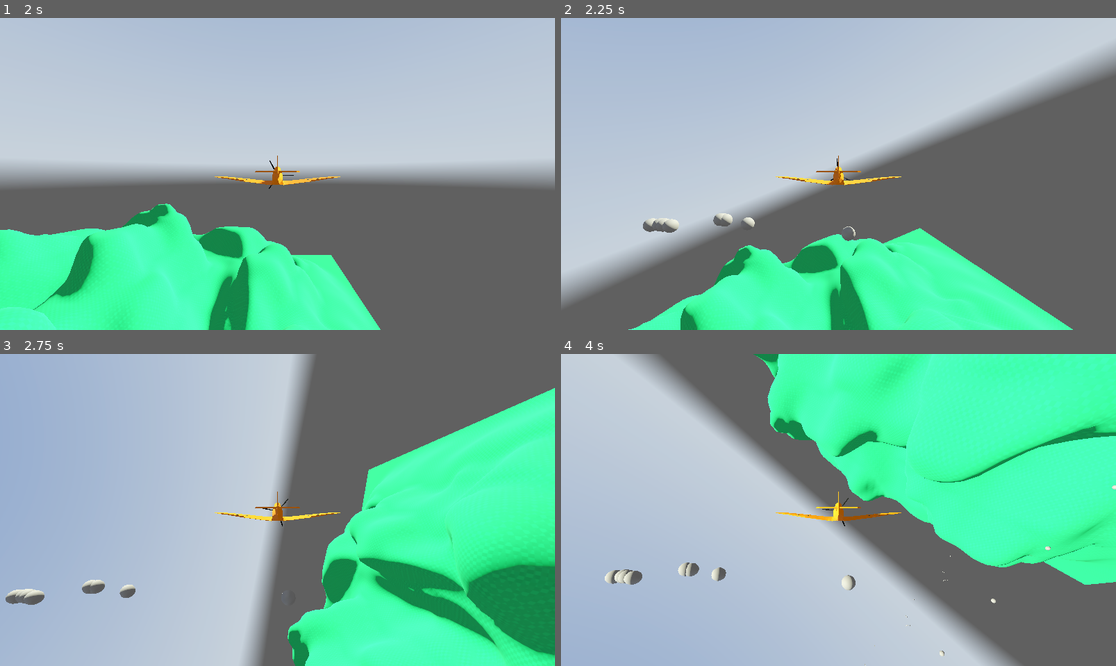
Above: before the commit, frames 1-4 (two rows, left to right).
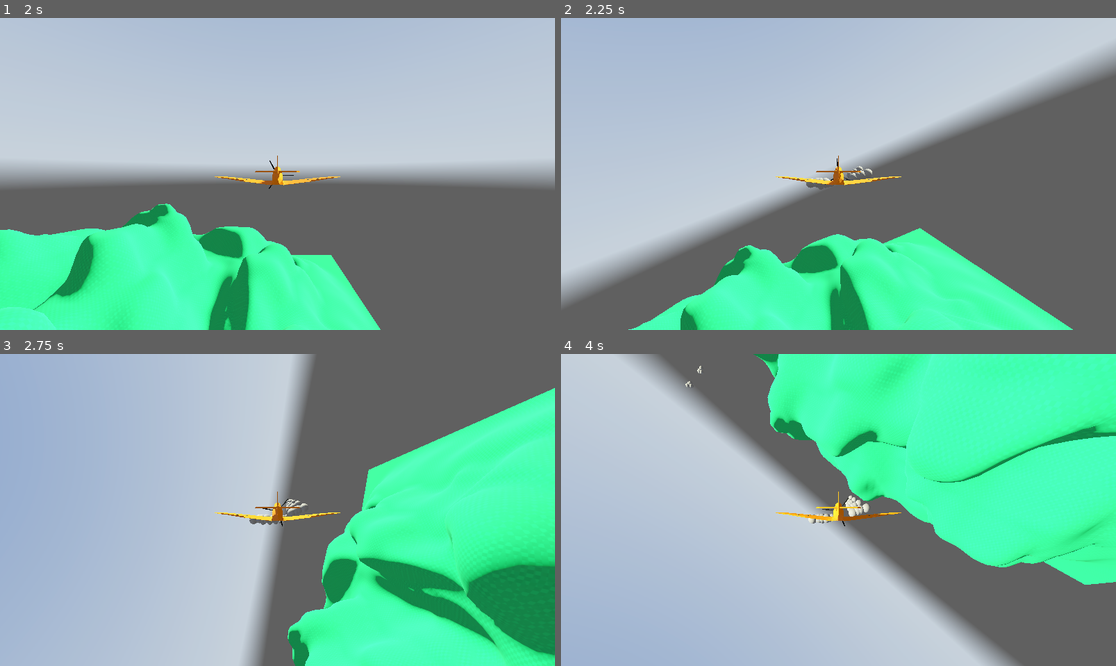
Above: after the commit, the same moments.

Repository: Monkeytonk115/godot-dogfight
Game: Godot game, scene res://scenes/main.tscn
The game is run twice, just before and just after one commit, with the same random seed, the same clock (stepped at 60 frames per second) and the same inputs. A sky picture missing from this copy of the repository is replaced by a grey-blue gradient.
Inputs (mouse positions are in pixels of both pictures, inside the frame that each line leads up to):
- Up to frame 1 (2 s): click (277, 189) at 0.52 s; type "12" at 0.6 s; click (277, 205) at 0.75 s; type "Alex" at 0.83 s; click "Host Multiplayer" at 1.25 s
- Up to frame 2 (2.25 s): move the mouse to (960, 158) at 2.02 s; hold D (Roll_Right) from 2.03 s (still down); hold Space (trigger) from 2.03 s (still down)
- Up to frame 3 (2.75 s): keep holding D (Roll_Right); keep holding Space (trigger)
- Up to frame 4 (4 s): move the mouse to (727, 525) at 2.77 s; release D (Roll_Right) at 2.78 s; release Space (trigger) at 2.78 s; hold W (Pitch_Down) 2.78-3.53 s; right-click (727, 525) at 2.85 s; tap Space (trigger) at 3.05 s; move the mouse to (894, 441) at 3.52 s; hold D (Roll_Right) from 3.53 s (still down); hold Space (trigger) from 3.53 s (still down)

Frame 1 is identical in both runs. In frame 2, 0.5% of the frame differs, in the area x 14-57%, y 47-72%; in frame 3, 0.7%; in frame 4, 0.9%, in the area x 7-100%, y 3-100%.

Commit message:
fix bullet attachment

Diff:
--- a/scenes/action/gun_action.gd
+++ b/scenes/action/gun_action.gd
@@ -1,4 +1,4 @@
 extends Node3D
 
 func fire():
-	get_node("/root/Main").shoot_bullet_client.rpc($lowResGun/gun_body/gun_barrel.global_transform, -$lowResGun/gun_body/gun_barrel.global_transform.basis.z * 200)
+	get_node("/root/Main").shoot_bullet_client.rpc($"Bullet spawn".global_transform, -$"Bullet spawn".global_transform.basis.z * 100)
